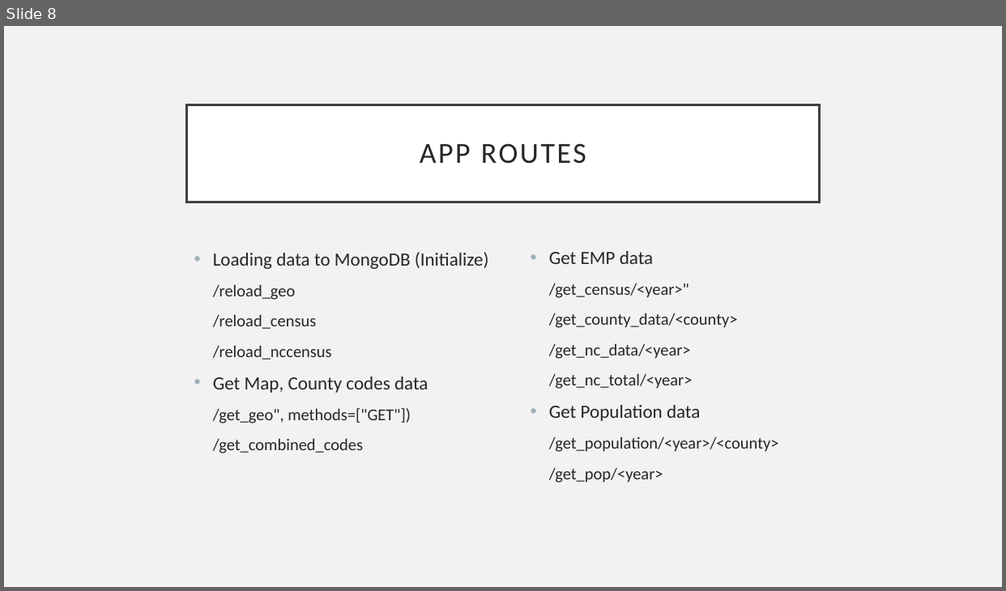
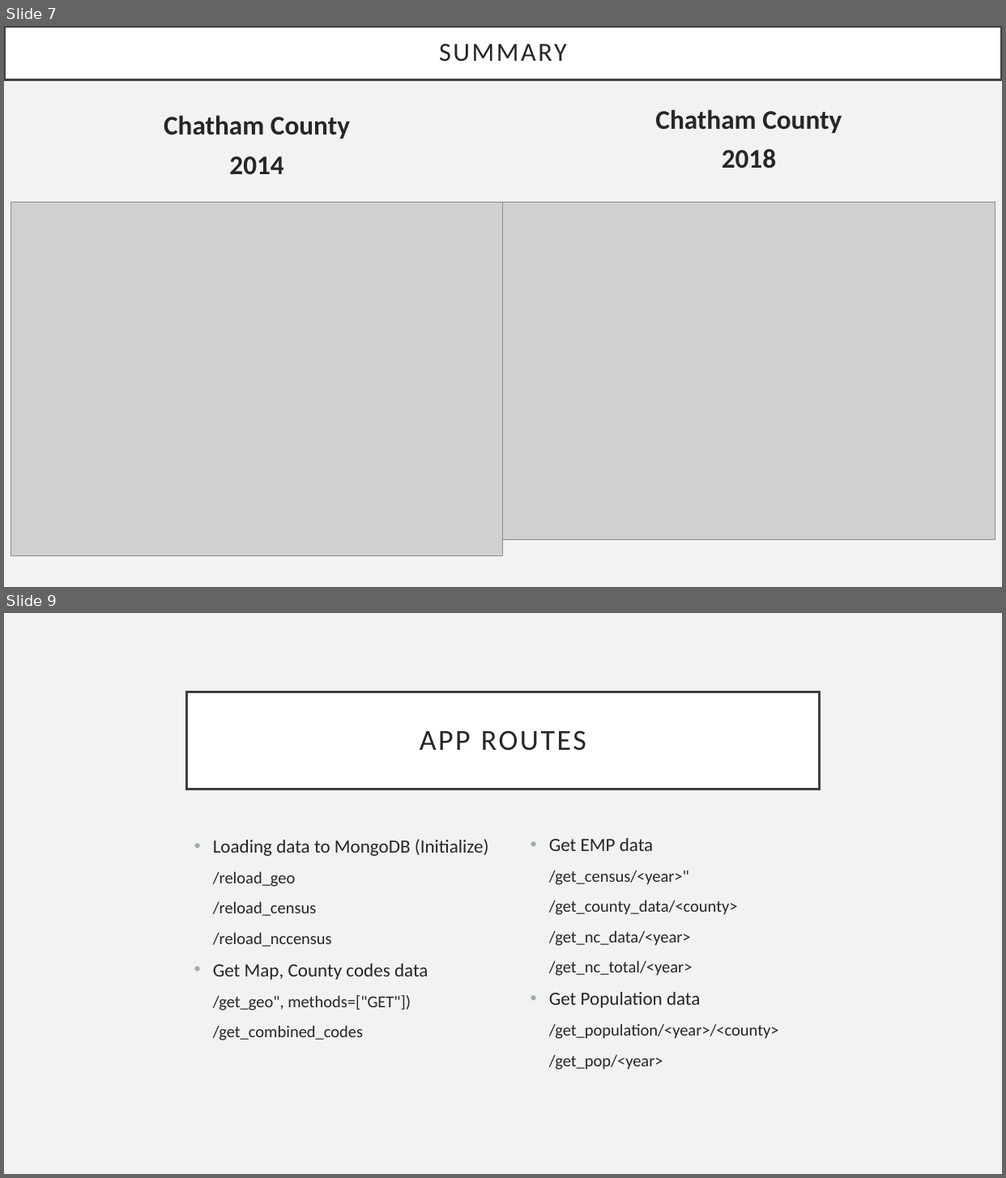
Before and after one commit to ejlee127/NC-County-Statistics, a slide deck: proposal/NC Census Data analysis 10-06.pptx. Shown one above the other, each under a label of ours: slide 8 before the commit, slides 7 and 9 after it; the slides between them are not shown. The pictures are 1006x591 and 1006x1178 pixels, drawn with LibreOffice and Linux fonts; fonts in the diff are those of the drawing; grey boxes stand for pictures. Boxes give left, top, right and bottom in pixels: in the first picture for what was removed or moved away, otherwise in the second. Text is boxed around its words. In the diff, an @@ line names an element or a change of style, - is before the commit and + after.

```diff
--- a/proposal/NC Census Data analysis 10-06.pptx
+++ b/proposal/NC Census Data analysis 10-06.pptx
@@ slide 7 added at (4, 26, 1002, 587), background #F2F2F2 @@
@@ title added at (4, 26, 1002, 80), fill #FFFFFF, outline #404040 2.5 pt, 25.2 pt, text #262626 @@
+SUMMARY
@@ text added at (164, 115, 350, 174), 25.9 pt, text #262626, bold @@
+Chatham County
+2014
@@ text added at (655, 109, 842, 169), 25.9 pt, text #262626, bold @@
+Chatham County
+2018
@@ picture added at (11, 202, 503, 557) @@
@@ picture added at (503, 202, 995, 540) @@
@@ what was slide 8 is now slide 9 @@
```
Also in this commit, not shown: 5 slides changed.
